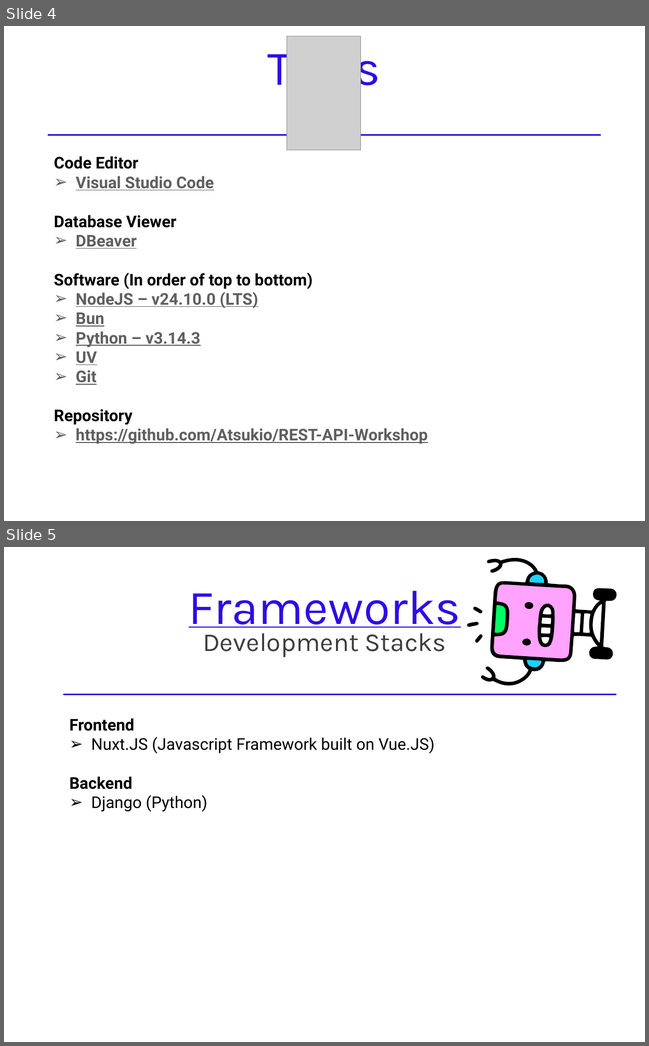
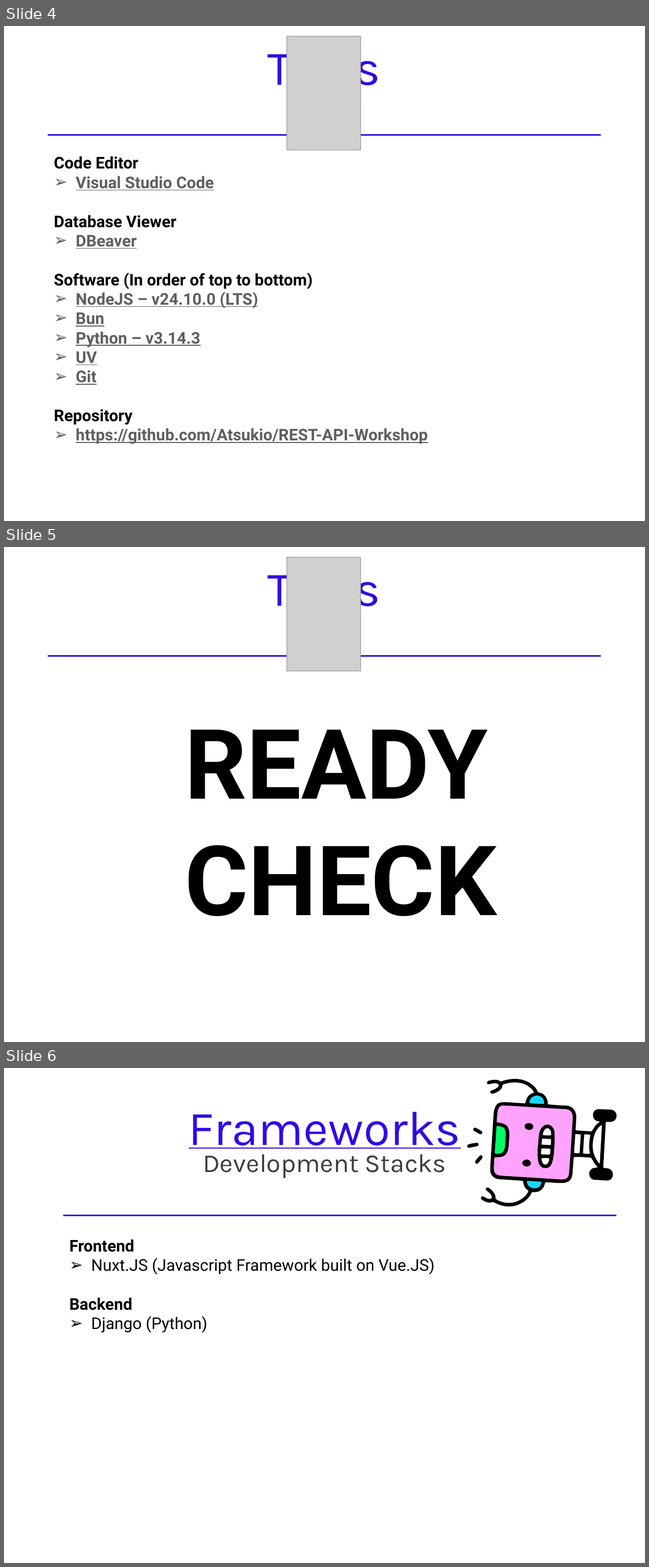
Before and after one commit to Atsukio/REST-API-Workshop, a slide deck: docs/REST API Workshop.pptx. Shown one above the other, each under a label of ours: slides 4 and 5 before the commit, slides 4, 5 and 6 after it. The pictures are 649x1046 and 649x1567 pixels, drawn with LibreOffice and Linux fonts; fonts in the diff are those of the drawing; grey boxes stand for pictures. Boxes give left, top, right and bottom in pixels: in the first picture for what was removed or moved away, otherwise in the second. Text is boxed around its words. In the diff, an @@ line names an element or a change of style, - is before the commit and + after.

```diff
--- a/docs/REST API Workshop.pptx
+++ b/docs/REST API Workshop.pptx
@@ slide 5 added at [4, 547, 645, 1042], background #FFFFFF @@
@@ text added at [268, 562, 380, 617], 60 pt, text #300BE5 @@
+Tools
@@ picture added at [286, 557, 360, 671] @@
@@ line added from (48, 656) to (600, 656), #300BE5 2 pt @@
@@ text added at [184, 730, 496, 916], 120 pt, text #000000, bold @@
+READY CHECK
@@ what was slide 5 is now slide 6 @@
```
Also in this commit, not shown: 1 slide changed, 12 other slides added.
